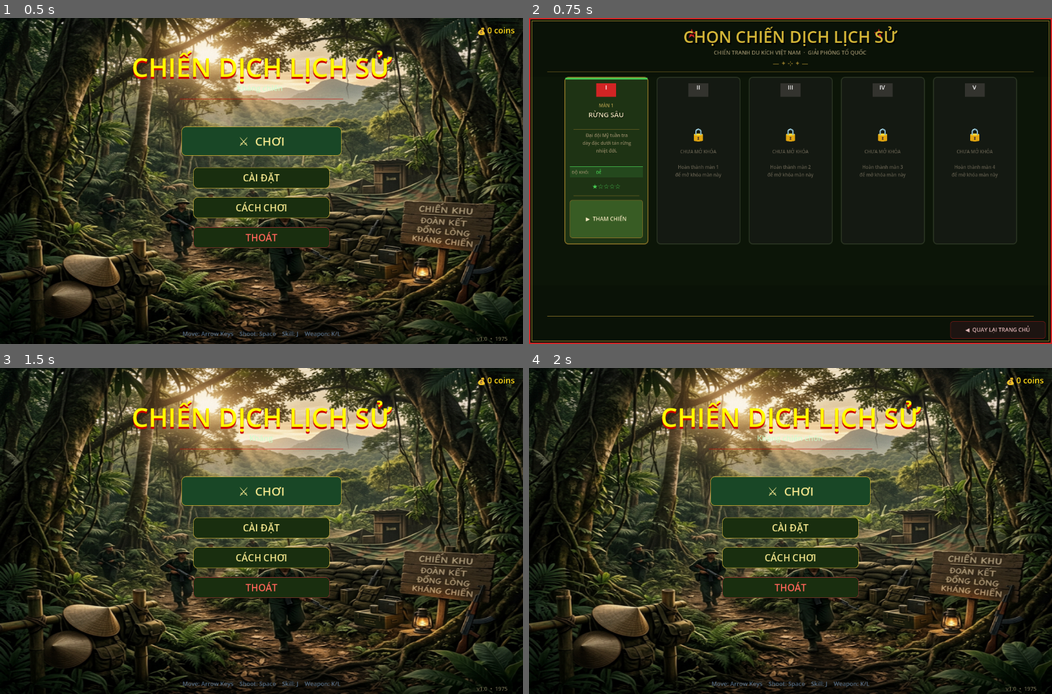
Above: before the commit, frames 1-4 (two rows, left to right).
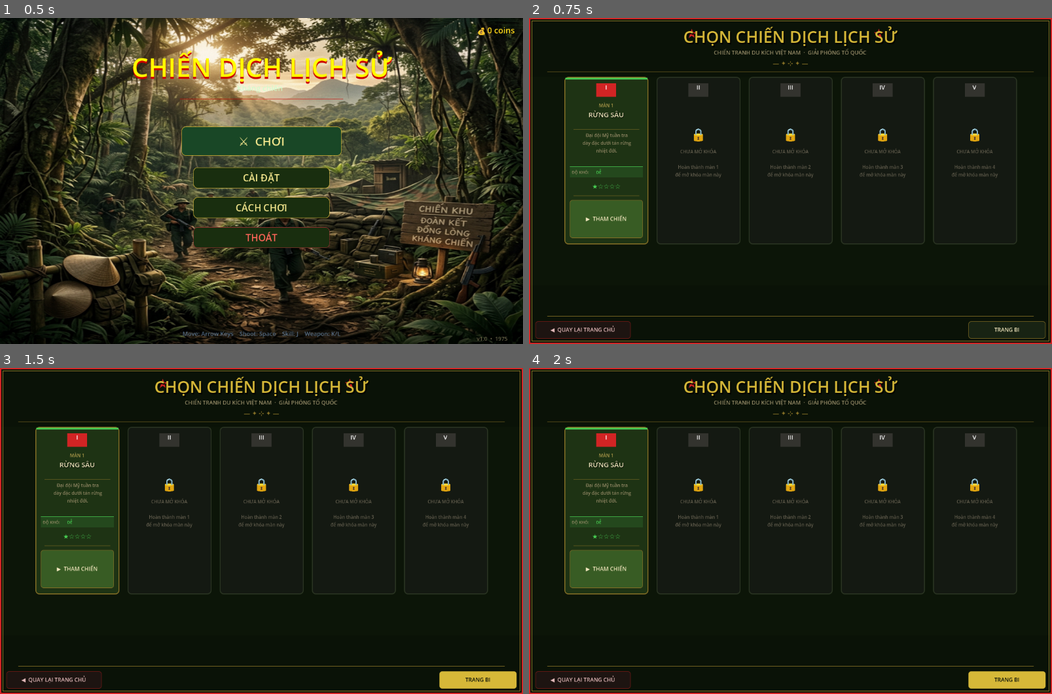
Above: after the commit, the same moments.

Repository: dangkhoa31204/alien-shooter
Game: Godot game, scene res://scenes/menu.tscn
The game is run twice, just before and just after one commit, with the same random seed, the same clock (stepped at 60 frames per second) and the same inputs.
Inputs (mouse positions are in pixels of both pictures, inside the frame that each line leads up to):
- Up to frame 1 (0.5 s): no input
- Up to frame 2 (0.75 s): click "⚔ CHƠI" at 0.5 s
- Up to frame 3 (1.5 s): click (475, 680) at 1.25 s, where only the run after the commit has a clickable "TRANG BI"
- Up to frame 4 (2 s): no input

Frame 1 is identical in both runs. In frame 2, 0.4% of the frame differs, in the area x 1-99%, y 92-99%; in frame 3, 61%, in the area x 0-100%, y 0-100%; in frame 4, 61%.

Commit message:
thêm ui nút trang bị

Diff:
--- a/scripts/contra_level_select.gd
+++ b/scripts/contra_level_select.gd
@@ -77,6 +77,7 @@
 	_make_title_area(vp)
 	_make_cards(vp)
 	# _make_controls_panel(vp) # Moved to Main Menu
+	_make_equip_button(vp)
 	_make_back_button(vp)
 
 # ── Background ───────────────────────────────────────────────────────────────
@@ -392,10 +393,43 @@
 		_lbl(row[1], Vector2(px + 112, ky), Vector2(PW - 120, 18), 10, C_TEXT_DIM)
 
 # ── Back button (bottom-right) ───────────────────────────────────────────────
+func _make_equip_button(vp: Vector2) -> void:
+	const BW := 170.0
+	const BH := 38.0
+	var   bx := vp.x - BW - 14.0
+	var   by := vp.y - BH - 12.0
+
+	var btn := Button.new()
+	btn.position                  = Vector2(bx, by)
+	btn.size                      = Vector2(BW, BH)
+	btn.text                      = "TRANG BI"
+	btn.mouse_default_cursor_shape = Control.CURSOR_POINTING_HAND
+
+	var bs_n := StyleBoxFlat.new()
+	bs_n.bg_color     = Color(0.10, 0.14, 0.08, 0.94)
+	bs_n.border_color = C_GOLD_DIM
+	bs_n.border_width_left = 1; bs_n.border_width_right  = 1
+	bs_n.border_width_top  = 1; bs_n.border_width_bottom = 1
+	bs_n.set_corner_radius_all(5)
+	btn.add_theme_stylebox_override("normal", bs_n)
+
+	var bs_h := bs_n.duplicate()
+	bs_h.bg_color     = C_GOLD
+	bs_h.border_color = C_GOLD
+	btn.add_theme_stylebox_override("hover",   bs_h)
+	btn.add_theme_stylebox_override("pressed", bs_h)
+
+	btn.add_theme_font_size_override("font_size",       12)
+	btn.add_theme_color_override("font_color",          C_PARCHMENT)
+	btn.add_theme_color_override("font_hover_color",    C_BG_DEEP)
+	btn.add_theme_color_override("font_pressed_color",  C_BG_DEEP)
+	# UI only: intentionally no pressed handler
+	add_child(btn)
+
 func _make_back_button(vp: Vector2) -> void:
 	const BW := 210.0
 	const BH := 38.0
-	var   bx := vp.x - BW - 14.0
+	var   bx := 14.0
 	var   by := vp.y - BH - 12.0
 
 	var btn := Button.new()
